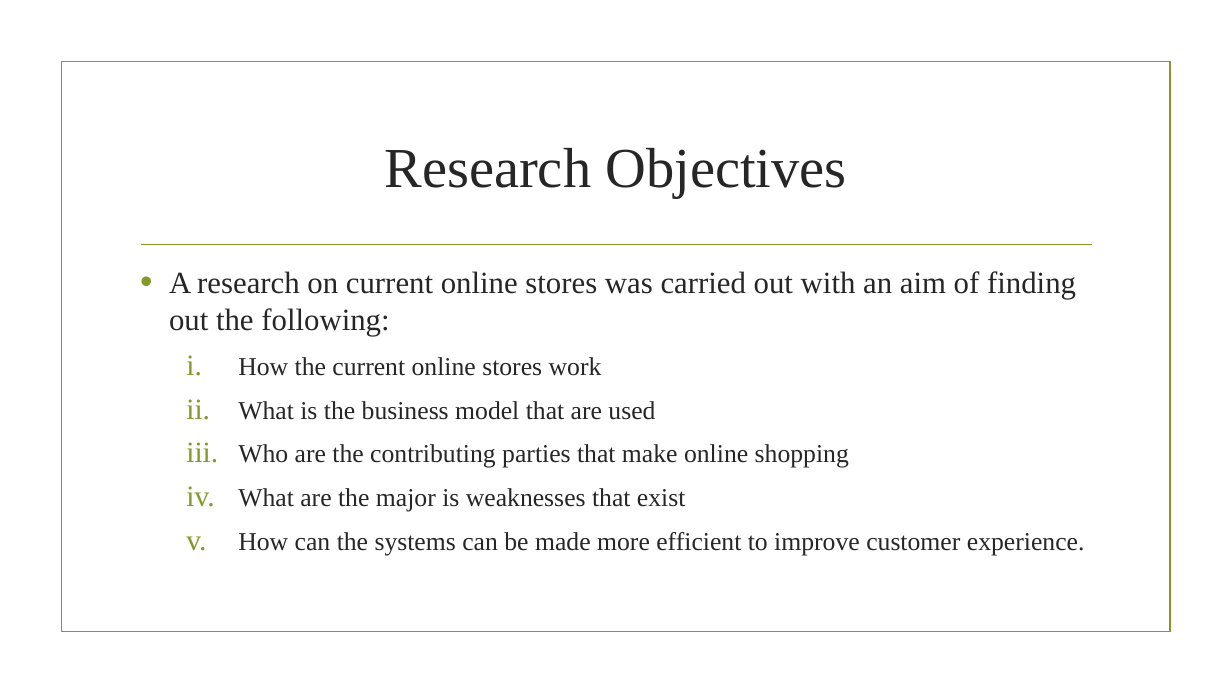
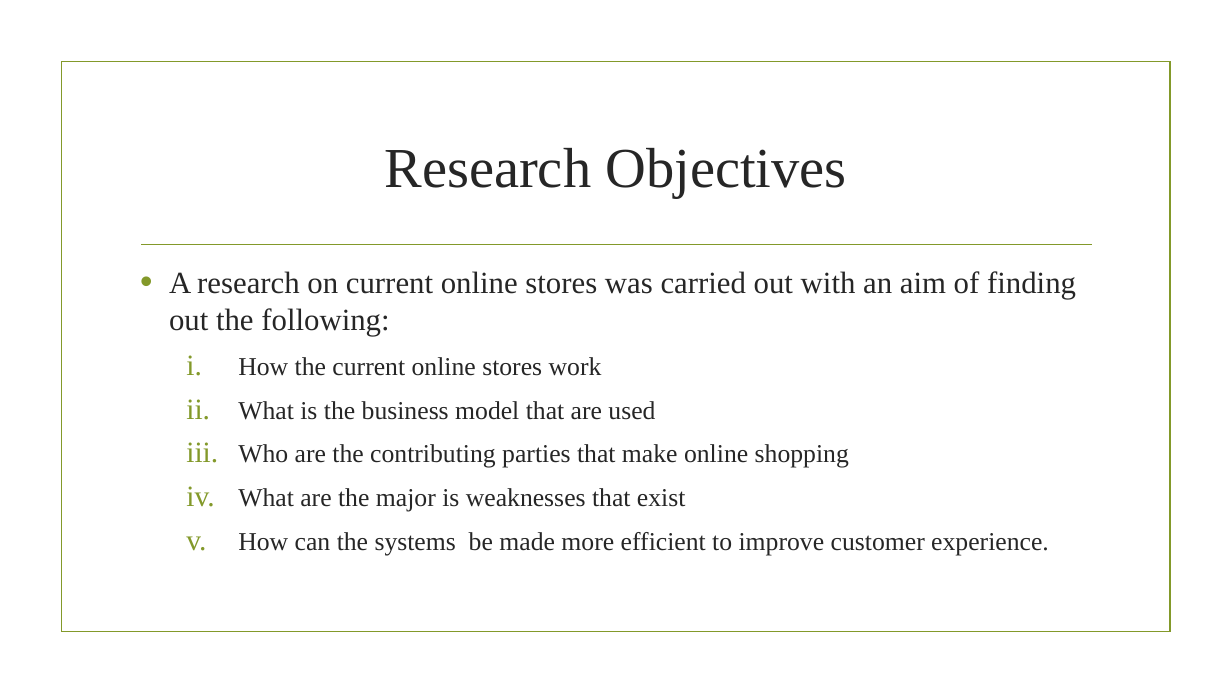
Before and after one commit to novak-jack15/IvyProject, a slide deck: slide 5 of report/ONLINE PEACE TAILORING SHOPPING STORE.pptx. Drawn at 1232x693 pixels with LibreOffice and Linux fonts; fonts in the diff are those of the drawing; background and template pictures are left out. Boxes give left, top, right and bottom in pixels: in the first picture for what was removed or moved away, otherwise in the second. Text is boxed around its words. In the diff, an @@ line names an element or a change of style, - is before the commit and + after.

```diff
--- a/report/ONLINE PEACE TAILORING SHOPPING STORE.pptx
+++ b/report/ONLINE PEACE TAILORING SHOPPING STORE.pptx
@@ text at (238,532,1049,555): text changed @@
-  v. How can the systems can be made more efficient to improve customer experience.
+  v. How can the systems be made more efficient to improve customer experience.
```
Also in this commit, not shown: 1 other slide changed, 4 other files.
